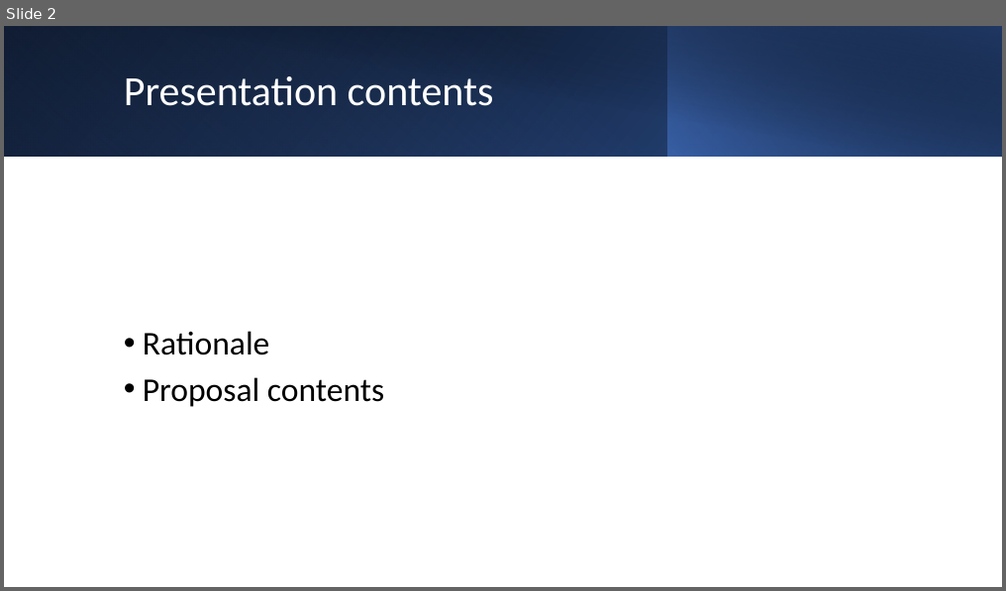
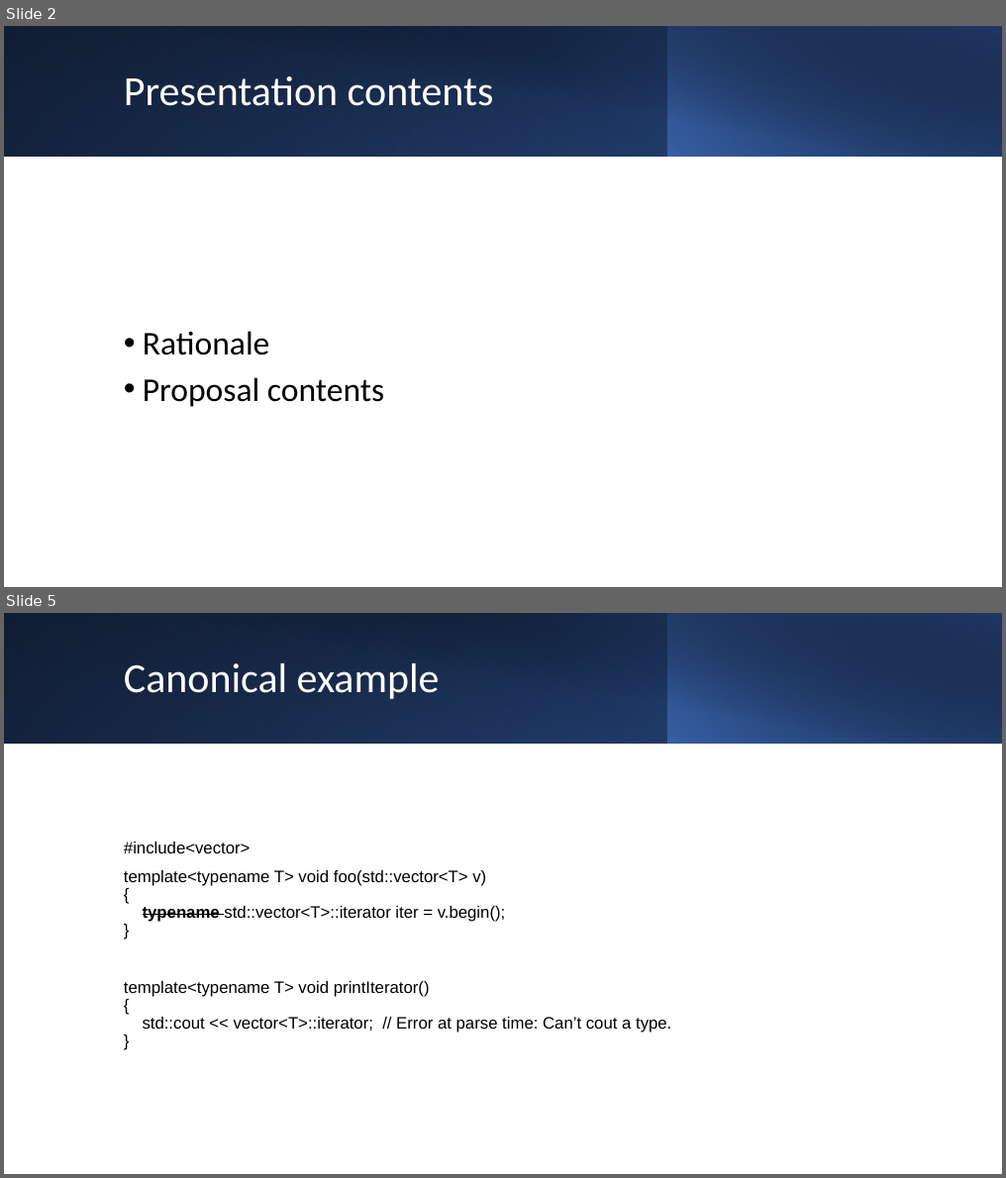
Before and after one commit to BengtGustafsson/isocpp-proposals, a slide deck: P2669-DeprecateKindChange/DeprecateKindChange.pptx. Shown one above the other, each under a label of ours: slide 2 before the commit, slides 2 and 5 after it; the slides between them are not shown. The pictures are 1006x591 and 1006x1178 pixels, drawn with LibreOffice and Linux fonts; fonts in the diff are those of the drawing. Boxes give left, top, right and bottom in pixels: in the first picture for what was removed or moved away, otherwise in the second. Text is boxed around its words. In the diff, an @@ line names an element or a change of style, - is before the commit and + after.

```diff
--- a/P2669-DeprecateKindChange/DeprecateKindChange.pptx
+++ b/P2669-DeprecateKindChange/DeprecateKindChange.pptx
@@ slide 5 added at (4, 613, 1002, 1174), background #FFFFFF @@
@@ rectangle added at (4, 613, 1002, 744), fill gradient #000000 to #2F5597 @@
@@ rectangle added at (4, 613, 668, 744), fill gradient #4472C4 to #203864 @@
@@ rectangle added at (42, 613, 1002, 744), fill gradient #000000 to #203864 @@
@@ rectangle added at (668, 613, 1002, 744), fill gradient #4472C4 to #000000 @@
@@ title added at (124, 663, 440, 699), 40 pt, text #FFFFFF @@
+Canonical example
@@ text added at (124, 842, 671, 1033), 16 pt, text #000000 @@
+#include<vector>
+template<typename T> void foo(std::vector<T> v)
+{
+typename std::vector<T>::iterator iter = v.begin();
+}
+template<typename T> void printIterator()
+{
+std::cout << vector<T>::iterator; // Error at parse time: Can’t cout a type.
+}
```
Also in this commit, not shown: 4 slides changed, 1 other slide added, 1 other file.
